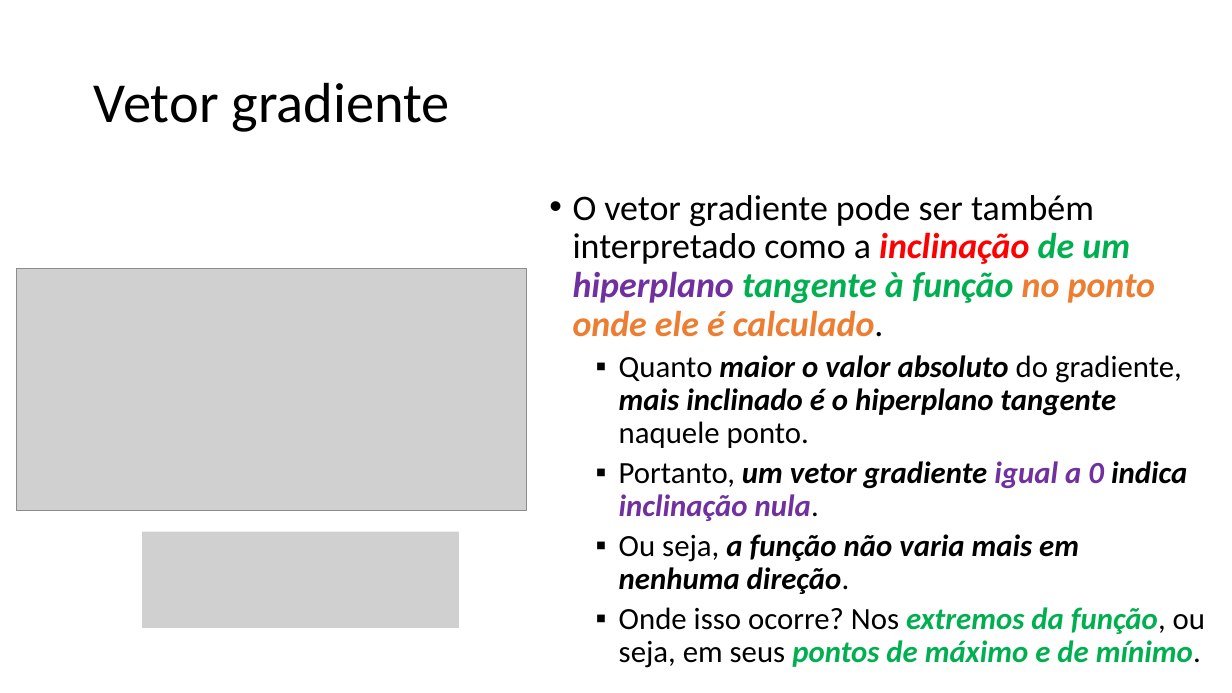
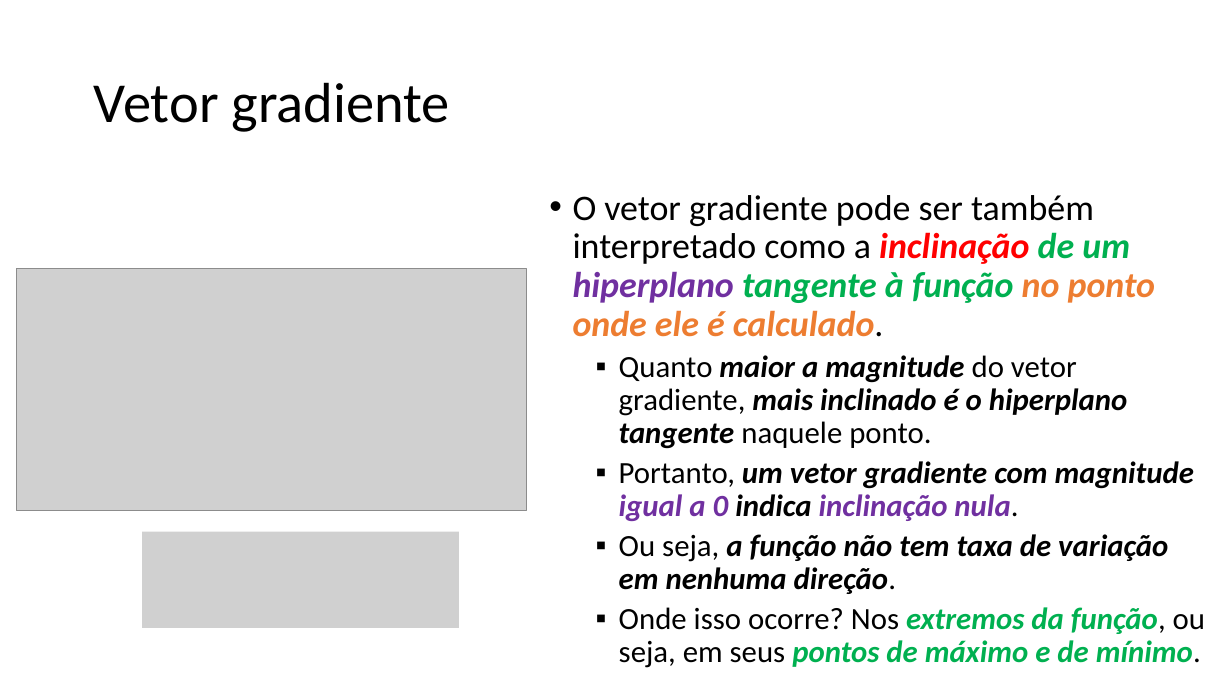
Before and after one commit to zz4fap/t319_aprendizado_de_maquina, a slide deck: slide 6 of slides/T319_Regressão_Linear (Parte II).pptx. Drawn at 1232x693 pixels with LibreOffice and Linux fonts; fonts in the diff are those of the drawing; grey boxes stand for pictures. Boxes give left, top, right and bottom in pixels: in the first picture for what was removed or moved away, otherwise in the second. Text is boxed around its words. In the diff, an @@ line names an element or a change of style, - is before the commit and + after.

Commit message:
update of slides

```diff
--- a/slides/T319_Regressão_Linear (Parte II).pptx
+++ b/slides/T319_Regressão_Linear (Parte II).pptx
@@ text at [619,355,1194,594]: text changed @@
-  ▪ Quanto maior o valor absoluto do gradiente, mais inclinado é o hiperplano tangente naquele ponto.
-  ▪ Portanto, um vetor gradiente igual a 0 indica inclinação nula.
-  ▪ Ou seja, a função não varia mais em nenhuma direção.
+  ▪ Quanto maior a magnitude do vetor gradiente, mais inclinado é o hiperplano tangente naquele ponto.
+  ▪ Portanto, um vetor gradiente com magnitude igual a 0 indica inclinação nula.
+  ▪ Ou seja, a função não tem taxa de variação em nenhuma direção.
```
Also in this commit, not shown: 8 other slides changed, 1 other file.
